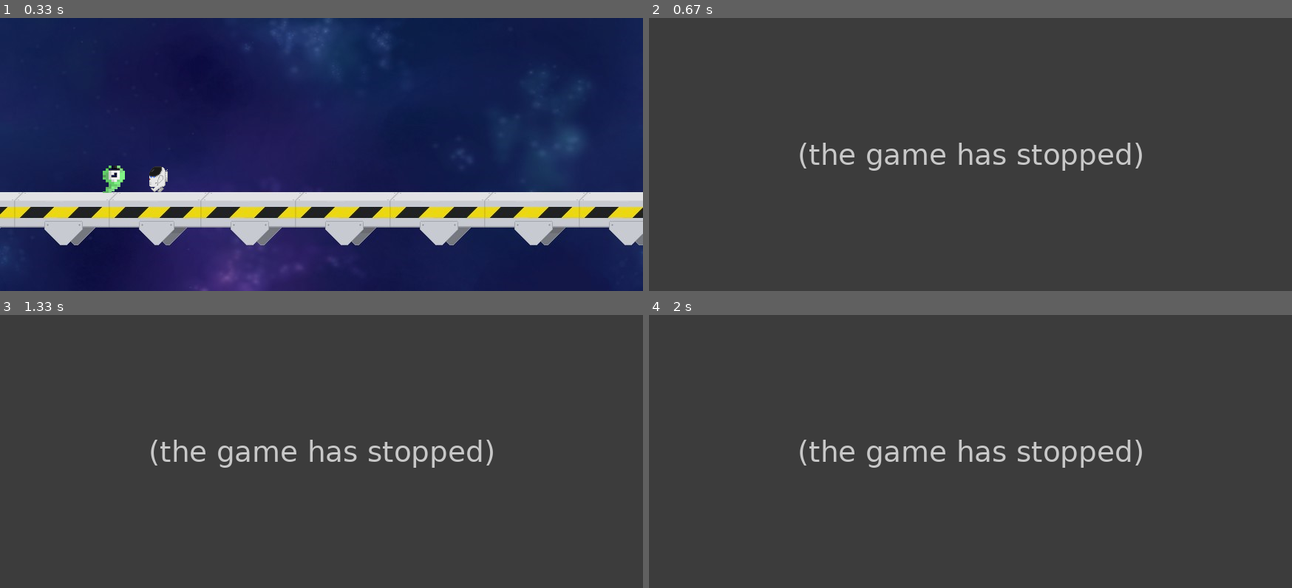
Above: before the commit, frames 1-4 (two rows, left to right).
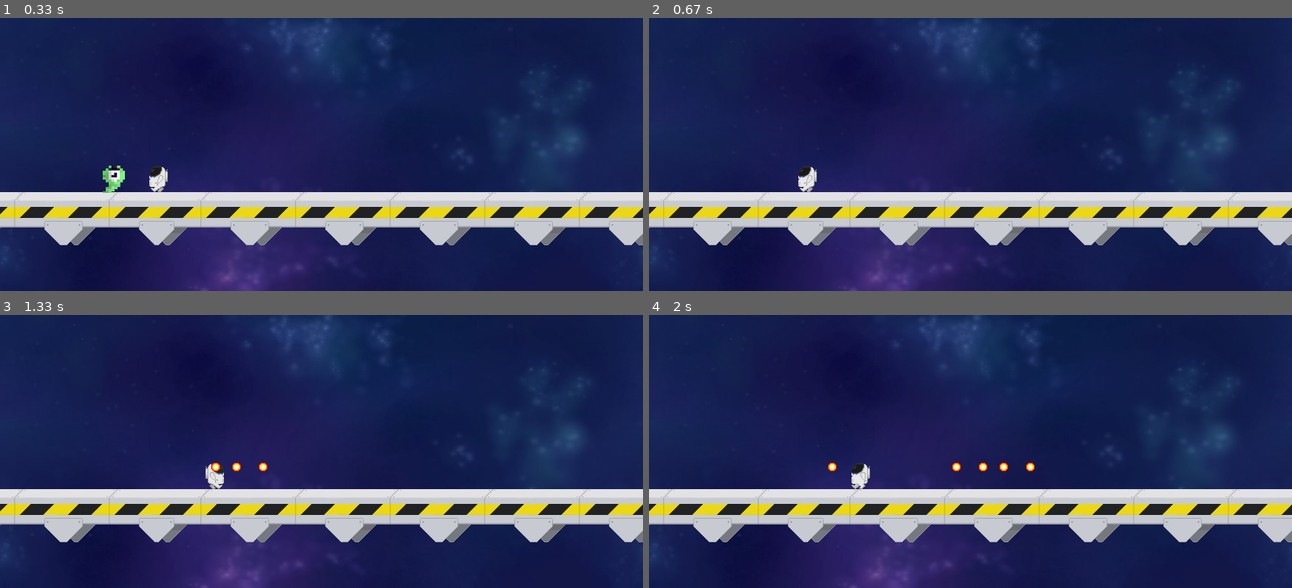
Above: after the commit, the same moments.

Repository: danrleydaniel/pygame
Game: pygame game, started from Galaxy pathfinder/principal.py
Two runs of this game, one before a commit and one after it. Both use one fixed random seed, a clock stepped at 60 frames per second and the inputs below.
Inputs:
- Up to frame 1 (0.33 s): no input
- Up to frame 2 (0.67 s): tap Space at 0.33 s
- Up to frame 3 (1.33 s): hold Right 0.67-1.13 s; tap Space at 0.73, 1.03, 1.23 s; hold Right from 1.17 s (still down)
- Up to frame 4 (2 s): tap Space at 1.53, 1.73 s; release Right at 1.63 s; hold Left from 1.67 s (still down)

Frame 1 is identical in both runs. In frame 2, 100% of the frame differs, in the area x 0-100%, y 0-100%; in frame 3, 100%; in frame 4, 100%.
Error before the commit: AttributeError: 'Alien' object has no attribute 'matar' (principal.py line 126); the game stopped at 0.48 s (later frames are placeholders)

Commit message:
Método para matar adicionado na classe Alien

Diff:
--- a/Galaxy pathfinder/personagem.py
+++ b/Galaxy pathfinder/personagem.py
@@ -18,14 +18,22 @@
 		self.wy = wy
 		self.upd = 1
 		self.direc = 0
+		self.vivo = True
 
 	def update(self, window_w): #Recebe como parâmetro a largura da tela do jogo
-		if self.x >= window_w - self.w:
-			self.upd = -1 #Não permite que o alien passe da largura da janela do jogo
-		elif self.x <= 150:
-			self.upd = 1 #Não permite que o alien passe da largura da janela do jogo
-		self.x += self.upd
+		if self.vivo:
+			if self.x >= window_w - self.w:
+				self.upd = -1 #Não permite que o alien passe da largura da janela do jogo
+			elif self.x <= 150:
+				self.upd = 1 #Não permite que o alien passe da largura da janela do jogo
+			self.x += self.upd
 
-		if self.direc == 2: #Tem relação com a lista pos_alien no código principal
-			self.direc = 0 #Tem relação com a lista pos_alien no código principal
-		self.direc += 1#Tem relação com a lista pos_alien no código principal
+			if self.direc == 2: #Tem relação com a lista pos_alien no código principal
+				self.direc = 0 #Tem relação com a lista pos_alien no código principal
+			self.direc += 1 #Tem relação com a lista pos_alien no código principal
+		else:
+			self.upd = 0
+			self.direc = 3
+
+	def matar(self):
+		self.vivo = False
